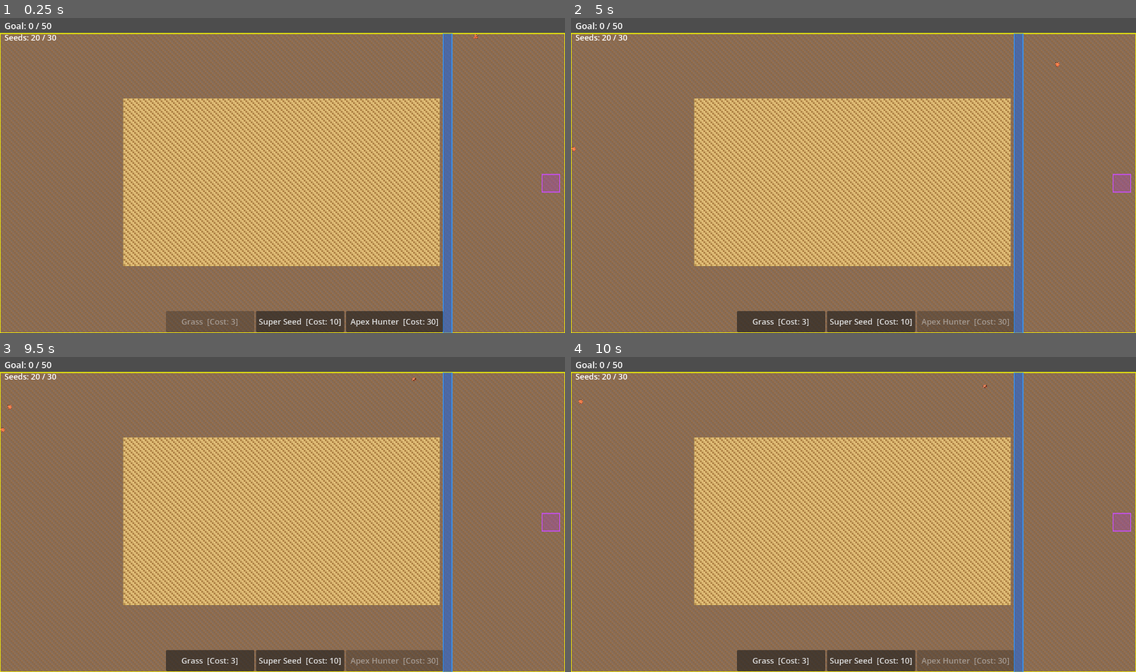
Above: before the commit, frames 1-4 (two rows, left to right).
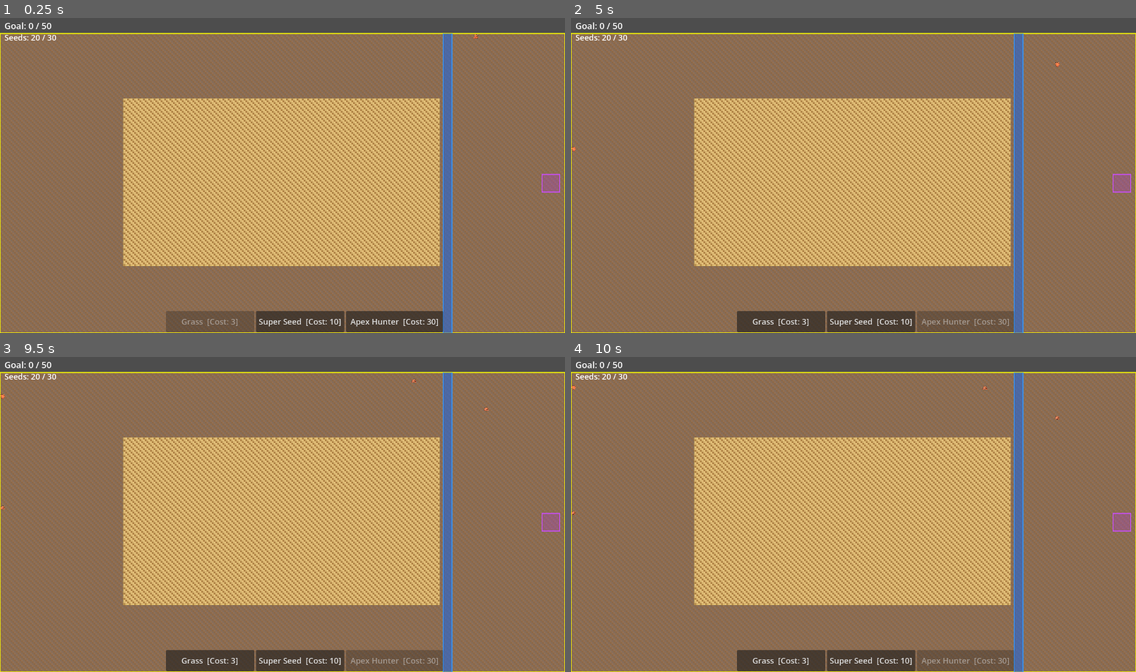
Above: after the commit, the same moments.

Repository: mamo1016/ecosystem-game
Game: Godot game, scene res://world.tscn
The game is run twice, just before and just after one commit, with the same random seed, the same clock (stepped at 60 frames per second) and the same inputs.
Inputs (mouse positions are in pixels of both pictures, inside the frame that each line leads up to):
- Up to frame 1 (0.25 s): no input
- Up to frame 2 (5 s): click "Super Seed [Cost: 10]" at 0.5 s; click "Grass [Cost: 3]" at 1.25 s; click "Apex Hunter [Cost: 30]" at 2 s; click "Grass [Cost: 3]" at 2.75 s; click "Super Seed [Cost: 10]" at 3.5 s; click "Apex Hunter [Cost: 30]" at 4.25 s
- Up to frame 3 (9.5 s): click "Grass [Cost: 3]" at 5 s; click "Super Seed [Cost: 10]" at 5.75 s; click "Apex Hunter [Cost: 30]" at 6.5 s; tap Enter at 7.25, 8.75 s; move the mouse to (406, 498) at 7.27 s; click (406, 498) at 7.42 s; tap Space at 8 s; move the mouse to (169, 530) at 8.02 s; click (169, 530) at 8.17 s; move the mouse to (339, 445) at 8.77 s; click (339, 445) at 8.92 s
- Up to frame 4 (10 s): tap Space at 9.5 s; move the mouse to (825, 577) at 9.52 s; click (825, 577) at 9.67 s

Frames 1-2 are identical in both runs. In frame 3, less than 0.1% of the frame differs, in the area x 0-87%, y 6-49%; in frame 4, less than 0.1%.

Commit message:
Poop becomes brown DUNG tile, ripens into plant after 20s; poop distance 50->20
Co-Authored-By: Claude Sonnet 4.6 <noreply@anthropic.com>

Diff:
--- a/world.gd
+++ b/world.gd
@@ -11,6 +11,7 @@
 const SUPER    = 3
 const SEED_APEX= 4
 const MATURE   = 5
+const DUNG     = 6
 
 # --- COLOURS ---
 const COLOR_EMPTY    = Color(0.74, 0.60, 0.38)
@@ -27,6 +28,7 @@
 const COLOR_SUPER    = Color(1.00, 0.88, 0.00)
 const COLOR_APEX     = Color(0.15, 0.35, 0.95)
 const COLOR_MATURE   = Color(0.04, 0.50, 0.12)
+const COLOR_DUNG     = Color(0.45, 0.28, 0.10)
 const COLOR_MATURE_VARIANTS = [
 	Color(0.04, 0.50, 0.12),  # dark green
 	Color(0.12, 0.68, 0.22),  # medium green
@@ -58,17 +60,18 @@
 # --- ANIMAL SIZE ---
 const ANIMAL_SIZE    = 3
 
-# --- RED PREDATOR SETTINGS ---
+# --- hervibor SETTINGS ---
 const BIRTH_SUCCESS_CHANCE  = 0.25
 const HERB_STOMACH_CAP      = 30   # plants to eat before full
 const HERB_FOOD_TO_BREED    = 200  # lifetime plants eaten to reproduce (unused now, kept for ref)
 const FULL_DURATION         = 300
-const STARVE_LIMIT          = 50
+const STARVE_LIMIT          = 200
 const HERBIVORE_LIFESPAN    = 1000
 
 # --- APEX PREDATOR SETTINGS ---
 const APEX_FOOD_TO_BREED    = 3
-const POOP_MIN_DIST         = 50   # minimum distance from current pos to poop spot
+const POOP_MIN_DIST         = 20   # minimum distance from current pos to poop spot
+const DUNG_RIPEN_TICKS      = 200  # 20 seconds at 10 ticks/sec before dung becomes a plant
 const APEX_FULL_DURATION    = 500
 const APEX_STARVE_LIMIT     = 200
 const APEX_LIFESPAN         = 2000
@@ -112,6 +115,7 @@
 var predators: Array = []
 var apexes: Array = []
 var plant_ages: Dictionary = {}
+var dung_ages:  Dictionary = {}
 var mature_set: Dictionary = {}   # Vector2i -> true, for all MATURE tiles
 var spread_cursor: int = 0
 
@@ -297,6 +301,7 @@
 	match tile_id:
 		MATURE: return COLOR_MATURE_VARIANTS[(x * 7 + y * 13) % 4]
 		SUPER:  return COLOR_SUPER
+		DUNG:   return COLOR_DUNG
 		_:
 			var hash_idx: int = (x * 7 + y * 11 + (x ^ y) * 3) % 6
 			if x < zone_x0 or x >= zone_x1 or y < zone_y0 or y >= zone_y1:
@@ -316,6 +321,7 @@
 		GRASS:  return COLOR_GRASS
 		SUPER:  return COLOR_SUPER
 		MATURE: return COLOR_MATURE
+		DUNG:   return COLOR_DUNG
 		_:      return COLOR_EMPTY
 
 func _init_grid() -> void:
@@ -450,6 +456,16 @@
 
 
 func run_plant_logic() -> void:
+	# Ripen dung into plants
+	for pos in dung_ages.keys().duplicate():
+		if get_tile(pos) != DUNG:
+			dung_ages.erase(pos)
+			continue
+		dung_ages[pos] += 1
+		if dung_ages[pos] >= DUNG_RIPEN_TICKS:
+			set_tile(pos, MATURE)
+			dung_ages.erase(pos)
+
 	for pos in plant_ages.keys().duplicate():
 		if get_tile(pos) != SUPER:
 			plant_ages.erase(pos)
@@ -581,7 +597,8 @@
 				if get_tile(p.poop_target) != EMPTY:
 					p.poop_target = _find_poop_target(p.pos)
 				elif p.pos == p.poop_target or (abs(p.pos.x - p.poop_target.x) <= 1 and abs(p.pos.y - p.poop_target.y) <= 1):
-					set_tile(p.poop_target, MATURE)
+					set_tile(p.poop_target, DUNG)
+					dung_ages[p.poop_target] = 0
 					if randf() < BIRTH_SUCCESS_CHANCE:
 						_try_spawn_offspring(p.pos, alive)
 					p.stomach = 0
@@ -834,6 +851,7 @@
 	predators.clear()
 	apexes.clear()
 	plant_ages.clear()
+	dung_ages.clear()
 	mature_set.clear()
 	spread_cursor = 0
 	_init_grid()
